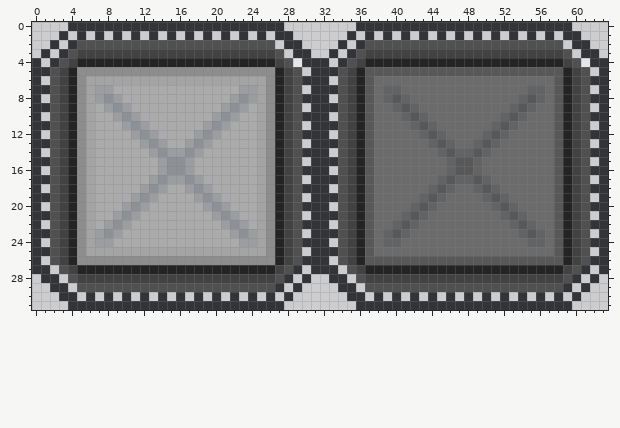
A pixel-art sprite gets an edit: Putential Outbreak/Assets/Textures/Floor/Pressure Plate.png. The picture above was drawn from the file before the commit.
The file is 64x32 pixels. Colours within 5 levels of each other are drawn and written as one.
The same view after the edit:
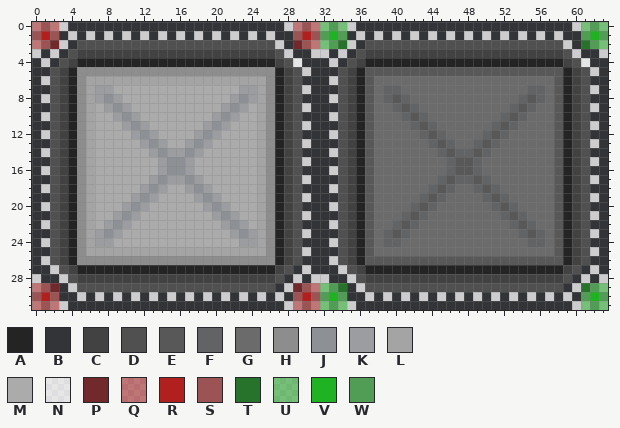
Palette (. is transparent): A #242424  B #323437  C #424242  D #505050  E #585858  F #626364  G #6b6b6b  H #8d8d8d  J #8d9094  K #9c9da0  L #a4a4a4  M #ababab  N #ffffff7f  P #72292b  Q #b21f1f80  R #b21f1f  S #9c5354  T #28732c  U #1fb22280  V #1fb222  W #529d56
The edit:
The author changed colour B to colour P in row 2 at x 2 and 29; in row 29 at x 2 and 29.
Colour Q now appears in row 0 at x 0, 2, 29 and 31; in row 2 at x 0 and 31; in row 29 at x 0 and 31; in row 31 at x 0, 2, 29 and 31.
Colour R now appears in row 1 at x 1 and 30; in row 30 at x 1 and 30.
Colour S now appears in row 0 at x 1 and 30; in row 1 at x 0, 2, 29 and 31; in row 2 at x 1 and 30; in row 29 at x 1 and 30; in row 30 at x 0, 2, 29 and 31; in row 31 at x 1 and 30.
The author changed colour B to colour T in row 2 at x 34 and 61; in row 29 at x 34 and 61.
Colour U now appears in row 0 at x 32, 34, 61 and 63; in row 2 at x 32 and 63; in row 29 at x 32 and 63; in row 31 at x 32, 34, 61 and 63.
Colour V now appears in row 1 at x 33 and 62; in row 30 at x 33 and 62.
Colour W now appears in row 0 at x 33 and 62; in row 1 at x 32, 34, 61 and 63; in row 2 at x 33 and 62; in row 29 at x 33 and 62; in row 30 at x 32, 34, 61 and 63; in row 31 at x 33 and 62.
Pixel boxes of the changes (left, top, right, bottom) in both pictures:
changed: (32, 22, 59, 49)
changed: (293, 22, 347, 49)
changed: (581, 22, 608, 49)
changed: (32, 283, 59, 310)
changed: (293, 283, 347, 310)
changed: (581, 283, 608, 310)
